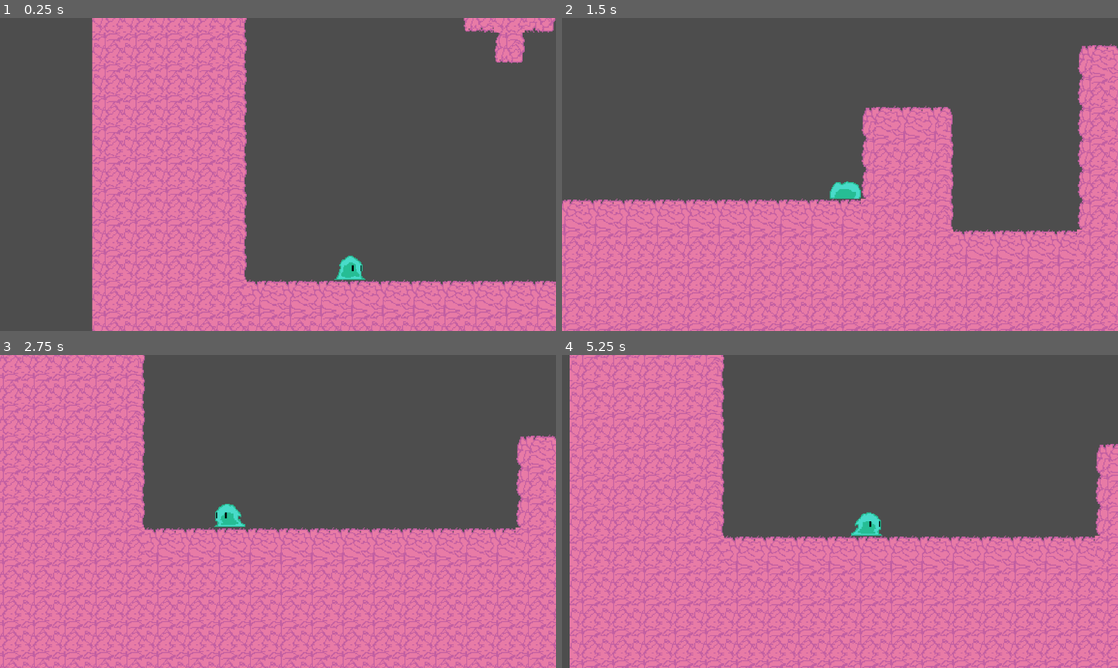
Above: before the commit, frames 1-4 (two rows, left to right).
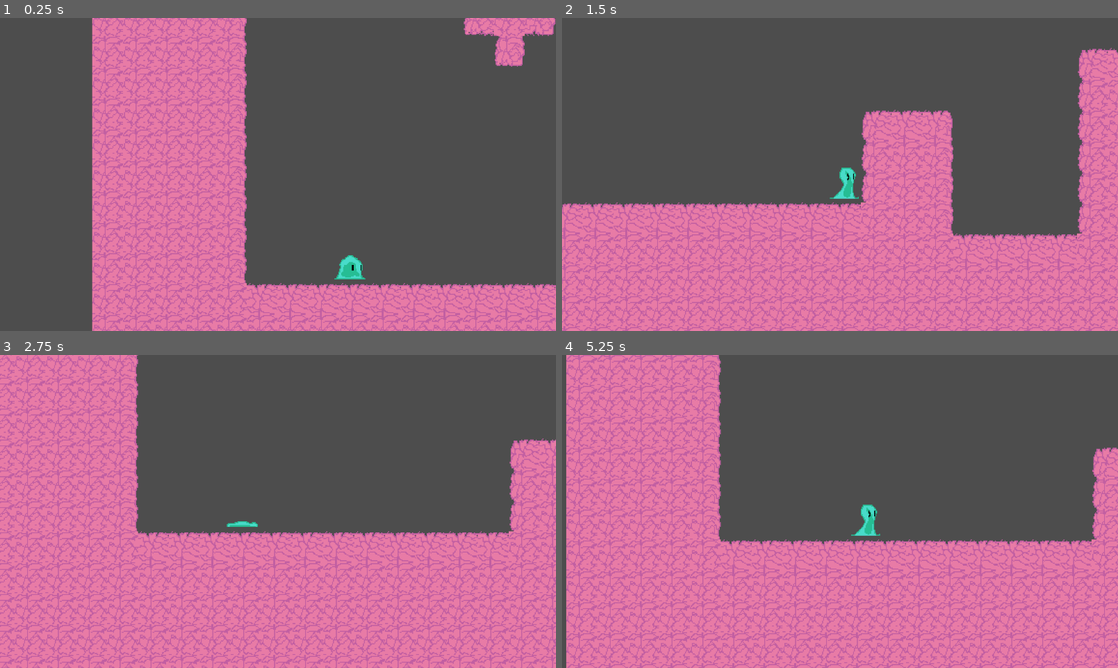
Above: after the commit, the same moments.

Repository: HeyItsEquin/Platformer
Game: Godot game, scene res://Game.tscn
The game is run twice, just before and just after one commit, with the same random seed, the same clock (stepped at 60 frames per second) and the same inputs.
Inputs:
- Up to frame 1 (0.25 s): no input
- Up to frame 2 (1.5 s): hold Ctrl (burrow) 0.53-1.28 s; hold D (move_right) from 0.53 s (still down); tap W (move_up) at 0.77 s; tap Ctrl (burrow) at 1.35 s
- Up to frame 3 (2.75 s): tap W (move_up) at 1.52 s; release D (move_right) at 2.03 s; hold A (move_left) from 2.03 s (still down); hold Ctrl (burrow) from 2.03 s (still down)
- Up to frame 4 (5.25 s): release A (move_left) at 2.78 s; release Ctrl (burrow) at 2.78 s; hold D (move_right) 2.78-4.28 s; tap Ctrl (burrow) at 2.85, 4.35 s; tap W (move_up) at 3.02, 3.77, 4.52 s; hold Ctrl (burrow) 3.53-4.28 s; hold A (move_left) 4.28-5.03 s; hold D (move_right) from 5.03 s (still down); hold Ctrl (burrow) from 5.03 s (still down)

The runs differ from the first frame. In frame 1, 14% of the frame differs, in the area x 16-100%, y 0-100%; in frame 2, 19%; in frame 3, 22%; in frame 4, 23%, in the area x 0-100%, y 0-100%.

Commit message:
Added hitbox resizing when burrowed

Diff:
--- a/Game.tscn
+++ b/Game.tscn
@@ -57,6 +57,7 @@
 
 [node name="CollisionShape2D" type="CollisionShape2D" parent="Ground" unique_id=909830384]
 shape = SubResource("WorldBoundaryShape2D_wbfu4")
+disabled = true
 
 [node name="GroundTiles" type="TileMapLayer" parent="Ground" unique_id=439338694]
 use_parent_material = true
--- a/player.gd
+++ b/player.gd
@@ -1,9 +1,12 @@
 extends CharacterBody2D
 
 @export var move_speed = 400
+@export var burrow_move_speed = 200 # Movement speed while burrowed
 @export var jump_force = 500
 @export var jump_cut_multiplier = 0.5 #Multiplier for gravity when a jump is cut off
 @export var fall_gravity_multiplier = 1.8 # Gravitational multiplier when falling from a jump
+@export var collision_height = 32.0 # Hitbox height
+@export var collision_height_burrowed = 8.0 # Hitbox height while burrowed
 
 const GRAVITY = 980
 
@@ -19,12 +22,14 @@
 
 const JUMP_APEX_THRESHOLD = 50 # The velocity threshold wherein a jump is considered at its 'apex'
 
-const TAKEOFF_FRAMES = 4 # Amount of frames that the takeoff animation will have
-const LANDING_FRAMES = 5 # Amount of frames the landing animation will have
+const TAKEOFF_FRAMES = 0 # Amount of frames that the takeoff animation has
+const LANDING_FRAMES = 2 # Amount of frames the landing animation has
+const ENTER_BURROW_FRAMES = 6 # Amount of frames the enter burrow animation has
 var state_timer = 0
 
 func _process(delta: float) -> void:
 	update_animation()
+	update_collider()
 
 func _physics_process(delta: float) -> void:
 	apply_gravity(delta)
@@ -67,10 +72,10 @@
 			if state_timer <= 0:
 				jump_state = JumpState.NONE
 		JumpState.NONE:
-			if velocity.x != 0:
+			if velocity.x != 0 and not (is_burrowed or is_burrowing):
 				$PlayerSprite.play("moving")
 			else:
-				if is_burrowed:
+				if is_burrowed and not is_burrowing:
 					$PlayerSprite.play("in_burrow")
 				if not is_burrowing and not is_burrowed:
 					$PlayerSprite.play("idle")
@@ -111,31 +116,40 @@
 		return
 
 	is_burrowing = true
-	$PlayerSprite.play("enter_burrow")
+	$PlayerSprite.play("enter_burrow", 1.4)
 	await $PlayerSprite.animation_finished
 	is_burrowing = false
 	is_burrowed = true
 
 func exit_burrow() -> void:
-	print("exit_burrow() called")
+	if not is_burrowed:
+		return
 
 	is_burrowing = true
-	$PlayerSprite.play_backwards("enter_burrow")
-	await $PlayerSprite.animation_finished
+	is_burrowed = false
+	$PlayerSprite.play("enter_burrow", -1.6, true)
+	await get_tree().create_timer($PlayerSprite.sprite_frames.get_animation_speed("enter_burrow") * ENTER_BURROW_FRAMES / 60.0).timeout
 	is_burrowing = false
-	is_burrowed = false
-
-	print(is_burrowed)
 
 func move(dir: MoveDir) -> void:
 	if dir == MoveDir.RIGHT and should_move:
-		velocity.x = move_speed
+		velocity.x = get_move_speed()
 		$PlayerSprite.flip_h = false
 	if dir == MoveDir.LEFT and should_move:
-		velocity.x = -move_speed
+		velocity.x = -get_move_speed()
 		$PlayerSprite.flip_h = true
 	if dir == MoveDir.NONE:
 		velocity.x = 0
+
+func get_move_speed() -> int:
+	return burrow_move_speed if is_burrowed else move_speed
+
+# For the love of god don't fucking change this PLEASE
+func update_collider() -> void:
+	var target_height = collision_height if not is_burrowed else collision_height_burrowed
+	var offset = (collision_height - target_height) / 2.0
+	($CollisionShape.shape as RectangleShape2D).size.y = target_height
+	$CollisionShape.position.y = 4 + offset
 
 enum MoveDir {
 	RIGHT = 0,
--- a/player.tscn
+++ b/player.tscn
@@ -11,7 +11,7 @@
 [ext_resource type="Texture2D" uid="uid://cekgn4fdqk3vj" path="res://Assets/sprites/player/SlimeMove.png" id="8_urp6f"]
 
 [sub_resource type="RectangleShape2D" id="RectangleShape2D_hqtel"]
-size = Vector2(32, 32)
+size = Vector2(32, 24)
 
 [sub_resource type="AtlasTexture" id="AtlasTexture_7ahtn"]
 atlas = ExtResource("3_n7ghd")
@@ -247,10 +247,11 @@
 script = ExtResource("1_dgfqp")
 
 [node name="CollisionShape" type="CollisionShape2D" parent="." unique_id=1848220456]
+position = Vector2(0, 4)
 shape = SubResource("RectangleShape2D_hqtel")
 
 [node name="PlayerSprite" type="AnimatedSprite2D" parent="." unique_id=1229430777]
 sprite_frames = SubResource("SpriteFrames_onrkg")
-animation = &"enter_burrow"
+animation = &"idle"
 
 [connection signal="animation_finished" from="PlayerSprite" to="." method="_on_player_sprite_animation_finished"]
Not shown: 1 places in Game.tscn that only renumber resources
